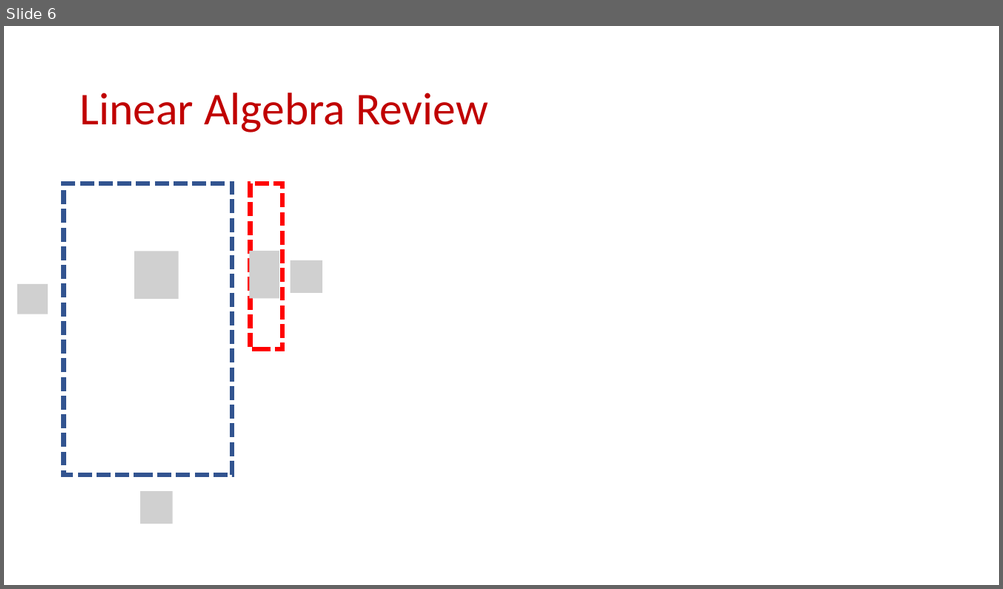
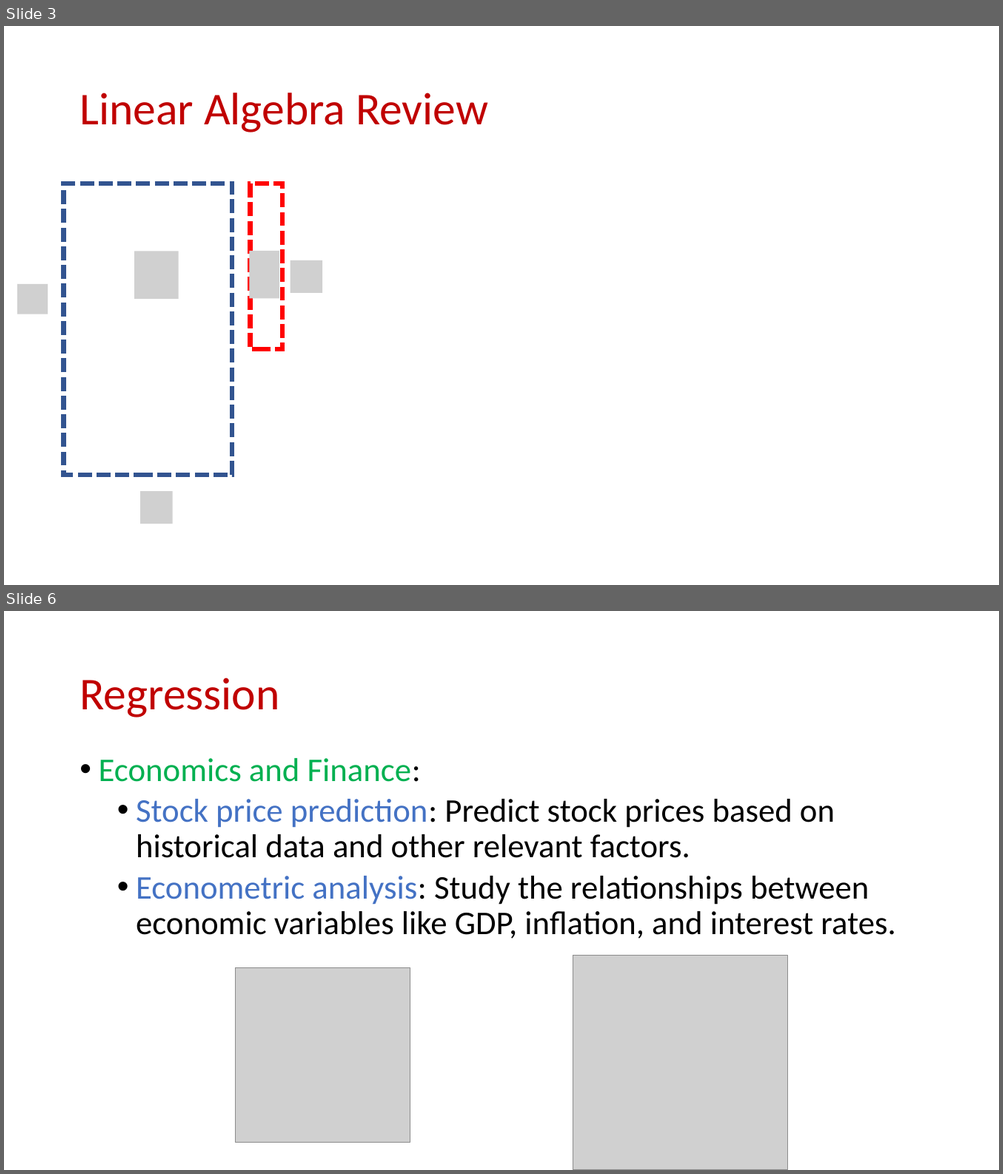
Before and after one commit to samsonzhou/samsonzhou.github.io, a slide deck: CSCE689-23/L26.pptx. Shown one above the other, each under a label of ours: slide 6 before the commit, slides 3 and 6 after it; the slides between them are not shown. The pictures are 1003x589 and 1003x1174 pixels, drawn with LibreOffice and Linux fonts; fonts in the diff are those of the drawing; grey boxes stand for pictures. Boxes give left, top, right and bottom in pixels: in the first picture for what was removed or moved away, otherwise in the second. Text is boxed around its words. In the diff, an @@ line names an element or a change of style, - is before the commit and + after.

```diff
--- a/CSCE689-23/L26.pptx
+++ b/CSCE689-23/L26.pptx
@@ slide 6 added at (4,611,999,1170), background #FFFFFF @@
@@ title added at (79,678,279,718), 44 pt, text #C00000 @@
+Regression
@@ text added at (99,758,895,939), 32 pt, text #000000 @@
+• Economics and Finance:
+  • Stock price prediction: Predict stock prices based on historical data and other relevant factors.
+  • Econometric analysis: Study the relationships between economic variables like GDP, inflation, and interest rates.
@@ picture added at (572,956,788,1170) @@
@@ picture added at (236,968,410,1142) @@
@@ what was slide 6 is now slide 3 @@
```
Also in this commit, not shown: 31 other slides added, 2 other files.
